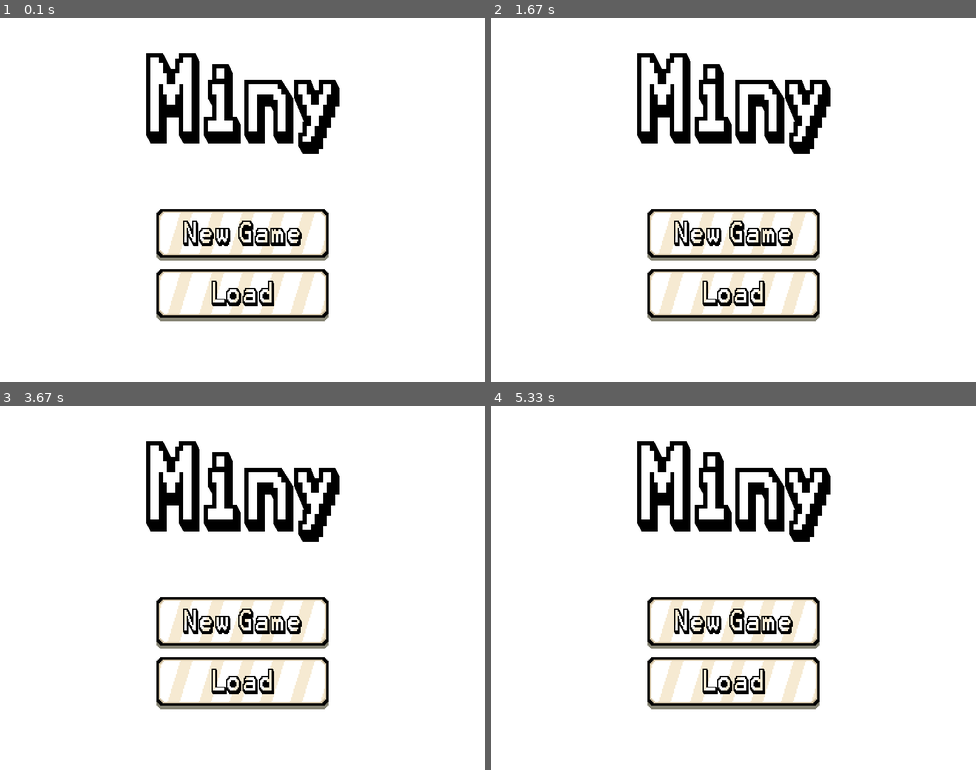
Above: before the commit, frames 1-4 (two rows, left to right).
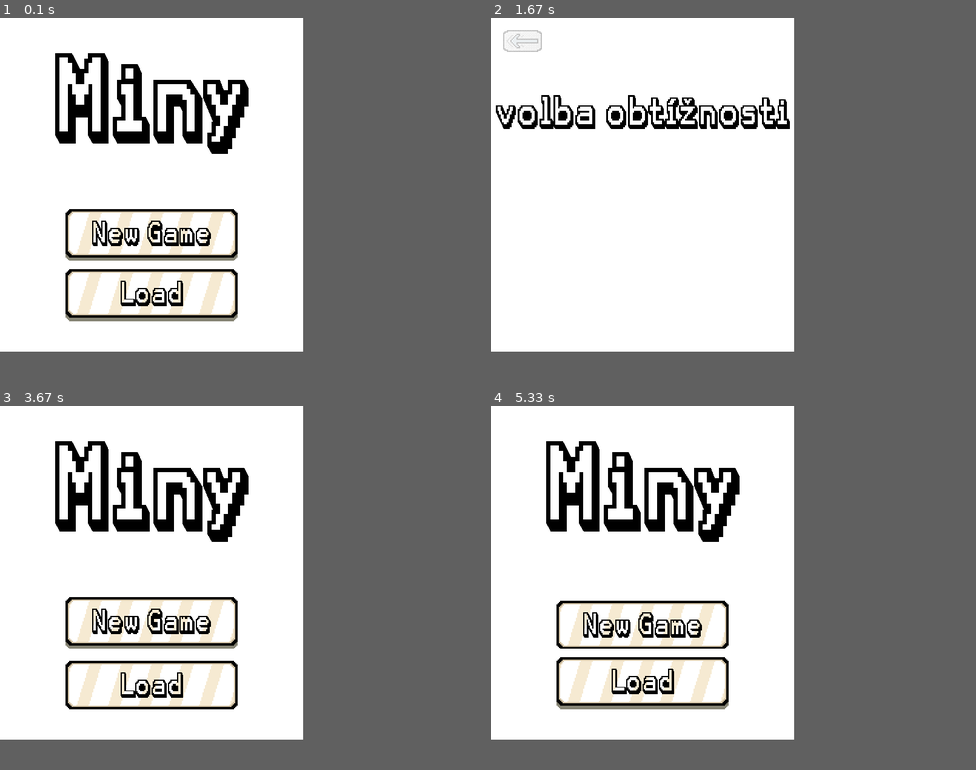
Above: after the commit, the same moments.

Repository: ctu-pjin/2024-i-hra-miny
Game: pygame game, started from pygame_part.py
The game is run twice, just before and just after one commit, with the same random seed, the same clock (stepped at 60 frames per second) and the same inputs.
Inputs (mouse positions are in pixels of both pictures, inside the frame that each line leads up to):
- Up to frame 1 (0.1 s): no input
- Up to frame 2 (1.67 s): press the mouse at (641, 236) at 0.37 s; move the mouse to (597, 250) at 0.47 s; release the mouse at (549, 261) at 0.6 s; press the mouse at (520, 39) at 0.7 s; move the mouse to (529, 159) at 0.8 s; release the mouse at (534, 280) at 0.93 s; press the mouse at (641, 298) at 1.03 s; move the mouse to (665, 218) at 1.13 s; release the mouse at (689, 138) at 1.27 s; press the mouse at (641, 236) at 1.37 s; move the mouse to (636, 272) at 1.47 s; release the mouse at (636, 305) at 1.6 s
- Up to frame 3 (3.67 s): press the mouse at (29, 427) at 1.7 s; move the mouse to (33, 497) at 1.8 s; release the mouse at (38, 562) at 1.93 s; press the mouse at (150, 624) at 2.03 s; move the mouse to (194, 657) at 2.13 s; release the mouse at (232, 693) at 2.27 s; press the mouse at (29, 427) at 2.37 s; move the mouse to (130, 486) at 2.47 s; release the mouse at (227, 544) at 2.6 s; press the mouse at (150, 624) at 2.7 s; move the mouse to (121, 613) at 2.8 s; release the mouse at (87, 602) at 2.93 s; press the mouse at (29, 427) at 3.03 s; move the mouse to (48, 500) at 3.13 s; release the mouse at (63, 577) at 3.27 s; press the mouse at (150, 686) at 3.37 s; move the mouse to (126, 682) at 3.47 s; release the mouse at (101, 679) at 3.6 s
- Up to frame 4 (5.33 s): press the mouse at (641, 686) at 3.7 s; move the mouse to (660, 653) at 3.8 s; release the mouse at (680, 620) at 3.93 s; press the mouse at (641, 686) at 4.03 s; move the mouse to (592, 635) at 4.13 s; release the mouse at (544, 584) at 4.27 s; press the mouse at (641, 624) at 4.37 s; move the mouse to (694, 537) at 4.47 s; release the mouse at (743, 453) at 4.6 s; press the mouse at (520, 427) at 4.7 s; move the mouse to (578, 497) at 4.8 s; release the mouse at (631, 562) at 4.93 s; press the mouse at (641, 686) at 5.03 s; move the mouse to (617, 649) at 5.13 s; release the mouse at (597, 617) at 5.27 s
In our replay, the window is 800x600 before the commit and 500x550 after it. These sizes can differ from the game's own. Grey fills any space a smaller window leaves; there, only what the larger window draws over its background counts as a difference.

The runs differ from the first frame. In frame 1, 14% of the frame differs, in the area x 11-70%, y 9-84%; in frame 2, 11%; in frame 3, 15%; in frame 4, 15%.

Commit message:
Přidány funkcionality do herního menu

Diff:
--- /dev/null
+++ b/load.py
@@ -0,0 +1,29 @@
+import pygame
+from collections import namedtuple
+
+# Mohlo by se hodit do budoucna pro přehlednost kódu, zatím neaktivní řešení
+
+# Define a named tuple for storing surfaces and rectangles
+ImageAssets = namedtuple("ImageAssets", [
+    "new_game_surf_off", "new_game_surf_on", "new_game_rect_off", "new_game_rect_on",
+    "load_surf_off", "load_surf_on", "load_rect_off", "load_rect_on"
+])
+
+def load_images(screen_width, screen_height):
+    # Load images
+    new_game_surf_off = pygame.image.load("surfaces/yellow_white_border_1.png").convert_alpha()
+    new_game_surf_on = pygame.image.load("surfaces/yellow_white_border_2.png").convert_alpha()
+    load_surf_off = pygame.image.load("surfaces/yellow_white_border_load_2.png").convert_alpha()
+    load_surf_on = pygame.image.load("surfaces/yellow_white_border_load_1.png").convert_alpha()
+
+    # Create rects with specified positions
+    new_game_rect_off = new_game_surf_off.get_rect(midbottom=(screen_width / 2, 400))
+    new_game_rect_on = new_game_surf_on.get_rect(midbottom=(screen_width / 2, 400))
+    load_rect_off = load_surf_off.get_rect(midbottom=(screen_width / 2, 500))
+    load_rect_on = load_surf_on.get_rect(midbottom=(screen_width / 2, 500))
+
+    # Return all assets as a named tuple
+    return ImageAssets(
+        new_game_surf_off, new_game_surf_on, new_game_rect_off, new_game_rect_on,
+        load_surf_off, load_surf_on, load_rect_off, load_rect_on
+    )
--- a/pygame_part.py
+++ b/pygame_part.py
@@ -12,50 +12,86 @@
                                         # May reduce later
 pygame.init()
 
-screen_width, screen_height = 800, 600
-screen = pygame.display.set_mode((screen_width, screen_height), pygame.RESIZABLE)
+screen_width, screen_height = 500, 550
+screen = pygame.display.set_mode((screen_width, screen_height))
 
 
 # Part for loading images
 new_game_surf_off = pygame.image.load("surfaces/yellow_white_border_1.png").convert_alpha() #surfaces of the object
 new_game_surf_on = pygame.image.load("surfaces/yellow_white_border_2.png").convert_alpha()
+load_surf_off = pygame.image.load("surfaces/yellow_white_border_load_2.png").convert_alpha()
+load_surf_on = pygame.image.load("surfaces/yellow_white_border_load_1.png").convert_alpha()
+back_arrow_surf_on = pygame.image.load("surfaces/back_arrow_pressed_200.png").convert_alpha()
+back_arrow_surf_off = pygame.image.load("surfaces/back_arrow_200.png").convert_alpha()
+
+# Create rectangles
 new_game_rect_off = new_game_surf_off.get_rect(midbottom=(screen_width/2, 400)) #rectangle of the surface. Easier to specify an exact location
 new_game_rect_on = new_game_surf_on.get_rect(midbottom=(screen_width/2, 400))
-load_surf_off = pygame.image.load("surfaces/yellow_white_border_load_2.png").convert_alpha()
-load_surf_on = pygame.image.load("surfaces/yellow_white_border_load_1.png").convert_alpha()
 load_rect_off = load_surf_off.get_rect(midbottom=(screen_width/2, 500))
 load_rect_on = load_surf_on.get_rect(midbottom=(screen_width/2, 500))
+back_arrow_rect = back_arrow_surf_off.get_rect(topleft = (20, 20))
 
 
 
 # Part for loading fonts
 karma_font_160 = pygame.font.Font("fonts/KarmaFuture.otf", 160)
+karma_font_60 = pygame.font.Font("fonts/KarmaFuture.otf", 60)
+
+# Part for loading texts
 text_miny_surf = karma_font_160.render("Miny", False, "Black")
 text_miny_rect = text_miny_surf.get_rect(midtop=(screen_width/2, 40))
-screen.blit(text_miny_surf,text_miny_rect)
+text_to_delete_new_game_surf = karma_font_60.render("volba obtížnosti", False, "Black")
+text_to_delete_new_game_rect = text_to_delete_new_game_surf.get_rect(midtop=(screen_width/2, 120))
+
+
+clock = pygame.time.Clock()
 
 def main():
-    game_active = True
+    menu = True
+    new_game_menu = False
     while True:
-        for event in pygame.event.get():
+        for event in pygame.event.get(): # All events are written in this for loop
             if event.type == pygame.QUIT:
-                game_active = False
                 pygame.quit()
                 exit()
-        if game_active:
-            screen.fill((255, 255, 255))  # Creates a black screen
+            if menu:
+                if event.type == pygame.MOUSEBUTTONDOWN:
+                    if pygame.mouse.get_pressed()[0]:
+                        if new_game_rect_on.collidepoint(pygame.mouse.get_pos()):
+                            new_game_menu = True
+                            menu = False
+            if new_game_menu:
+                if event.type == pygame.MOUSEBUTTONDOWN:
+                    if pygame.mouse.get_pressed()[0]:
+                        if back_arrow_rect.collidepoint(pygame.mouse.get_pos()):
+                            menu = True
+                            new_game_menu = False
+        # This part is for drawing pictures on the screen
+        if menu:  # this is drawn, while menu is active
+            screen.fill((255, 255, 255))  # Creates a white screen (to erase the previos iteration)
             #pygame.draw.rect(screen, (255, 0, 0), (0, 0, 80, 80))  # Draw a red rectangle
             if new_game_rect_on.collidepoint(pygame.mouse.get_pos()):
-                    screen.blit(new_game_surf_on, new_game_rect_on)
+                screen.blit(new_game_surf_on, new_game_rect_on)
             else:
                 screen.blit(new_game_surf_off, new_game_rect_off)
             if load_rect_on.collidepoint(pygame.mouse.get_pos()):
-                    screen.blit(load_surf_on, load_rect_on)
+                screen.blit(load_surf_on, load_rect_on)
             else:
                 screen.blit(load_surf_off, load_rect_off)
+
             screen.blit(text_miny_surf,text_miny_rect)
 
+        if new_game_menu: # this is drawn, while new game menu is active
+            screen.fill((255, 255, 255))
+            screen.blit(text_to_delete_new_game_surf, text_to_delete_new_game_rect)
+            if back_arrow_rect.collidepoint(pygame.mouse.get_pos()):
+                screen.blit(back_arrow_surf_on, back_arrow_rect)
+            else:
+                screen.blit(back_arrow_surf_off, back_arrow_rect)
+
+
         pygame.display.flip()
+        clock.tick(60) # Limits the game to 60 fps, better for slower CPU
 
 
 if __name__ == "__main__":
Binary file added: surfaces/back_arrow_200.png
Binary file added: surfaces/back_arrow_pressed_200.png
